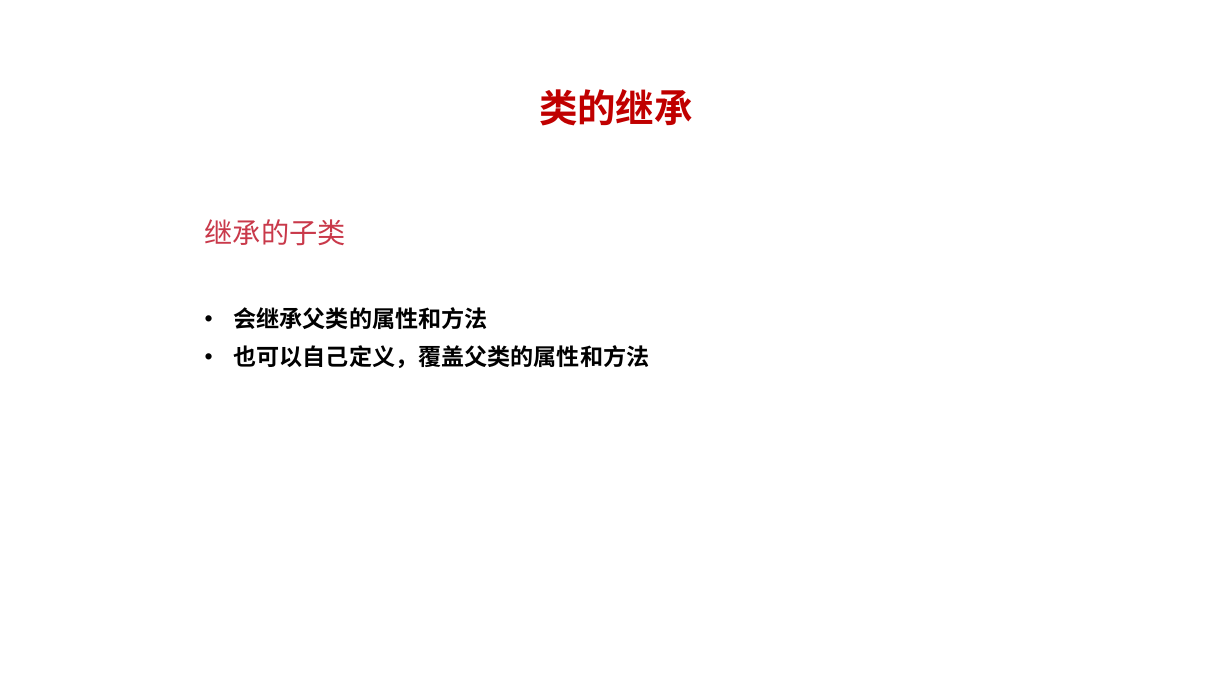
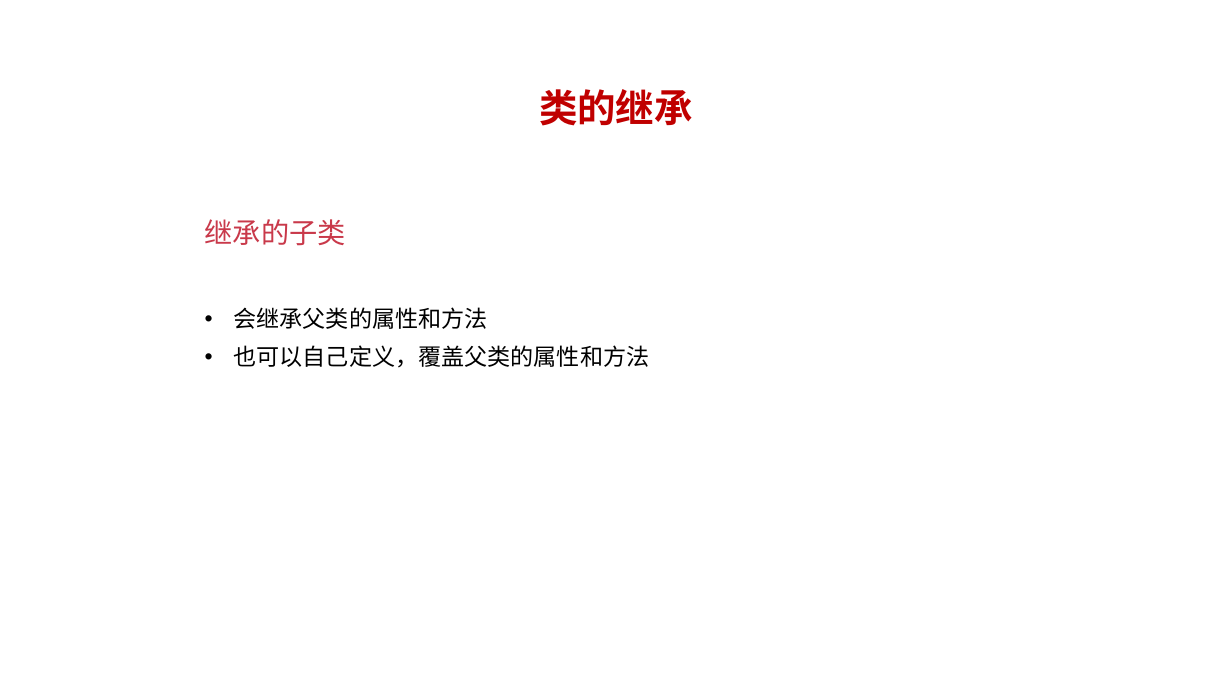
Before and after one commit to albert-feng/Python_OOP, a slide deck: slide 3 of ppt/3.4-类的继承.pptx. Drawn at 1232x693 pixels with LibreOffice and Linux fonts; fonts in the diff are those of the drawing. Boxes give left, top, right and bottom in pixels: in the first picture for what was removed or moved away, otherwise in the second. Text is boxed around its words. In the diff, an @@ line names an element or a change of style, - is before the commit and + after.

```diff
--- a/ppt/3.4-类的继承.pptx
+++ b/ppt/3.4-类的继承.pptx
@@ text "会继承父类的属性和方法" at [234,307,650,368]: bold off @@
```
Also in this commit, not shown: 1 other file.
